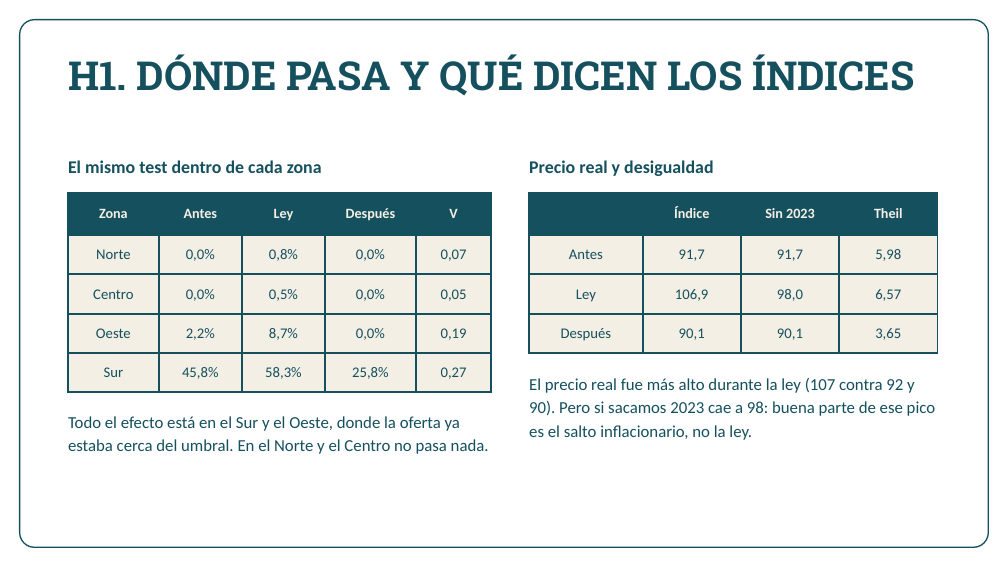
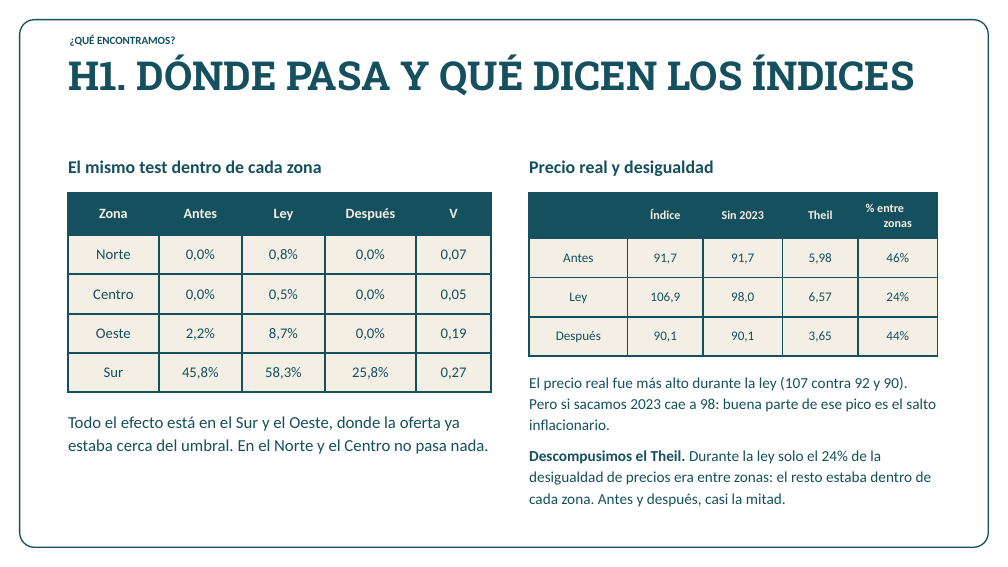
Before and after one commit to n4chogarcia-eng/tp_alquileres_caba, a slide deck: slide 10 of TP_instancia2_alquileres_CABA.pptx. Drawn at 1008x567 pixels with LibreOffice and Linux fonts; fonts in the diff are those of the drawing; background and template pictures are left out. Boxes give left, top, right and bottom in pixels: in the first picture for what was removed or moved away, otherwise in the second. Text is boxed around its words. In the diff, an @@ line names an element or a change of style, - is before the commit and + after.

Commit message:
Agrego el hilo conductor, la presentación de la base, la descomposición del Theil y el post-hoc

```diff
--- a/TP_instancia2_alquileres_CABA.pptx
+++ b/TP_instancia2_alquileres_CABA.pptx
@@ text added at box(70, 35, 175, 46), 10.5 pt, text #15505E, bold @@
+¿QUÉ ENCONTRAMOS?
@@ table at box(529, 193, 938, 356) @@
+column 5: % entre zonas | 46% | 24% | 44%
@@ text at box(529, 377, 936, 507): text changed; size 16 to 14.5 pt @@
-El precio real fue más alto durante la ley (107 contra 92 y 90). Pero si sacamos 2023 cae a 98: buena parte de ese pico es el salto inflacionario, no la ley.
+El precio real fue más alto durante la ley (107 contra 92 y 90). Pero si sacamos 2023 cae a 98: buena parte de ese pico es el salto inflacionario.
+Descompusimos el Theil. Durante la ley solo el 24% de la desigualdad de precios era entre zonas: el resto estaba dentro de cada zona. Antes y después, casi la mitad.
```
Also in this commit, not shown: 14 other slides changed.
